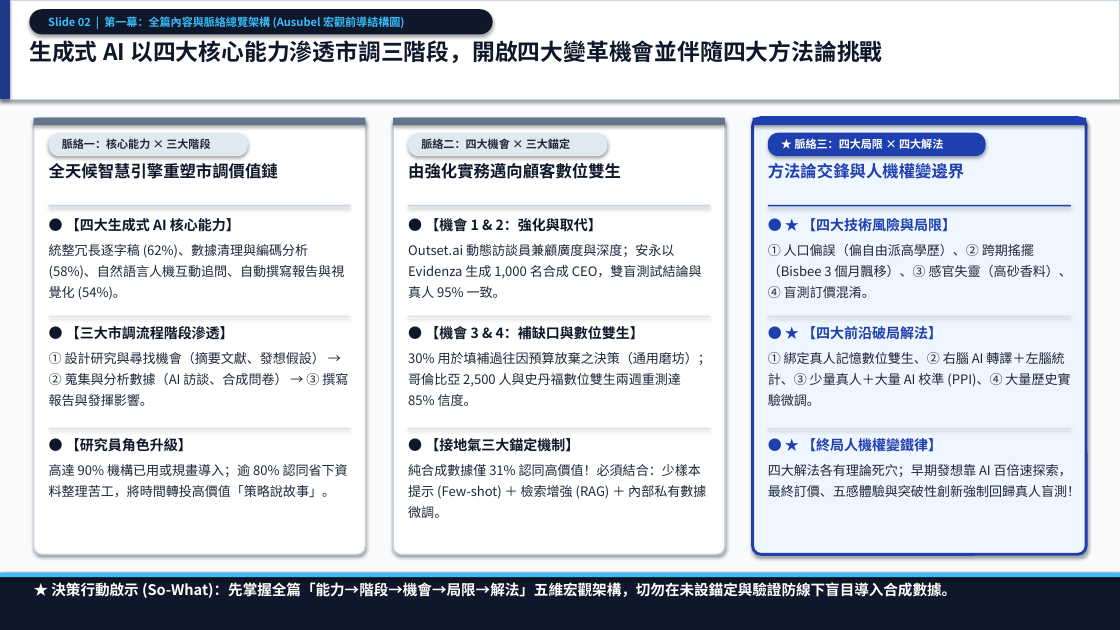
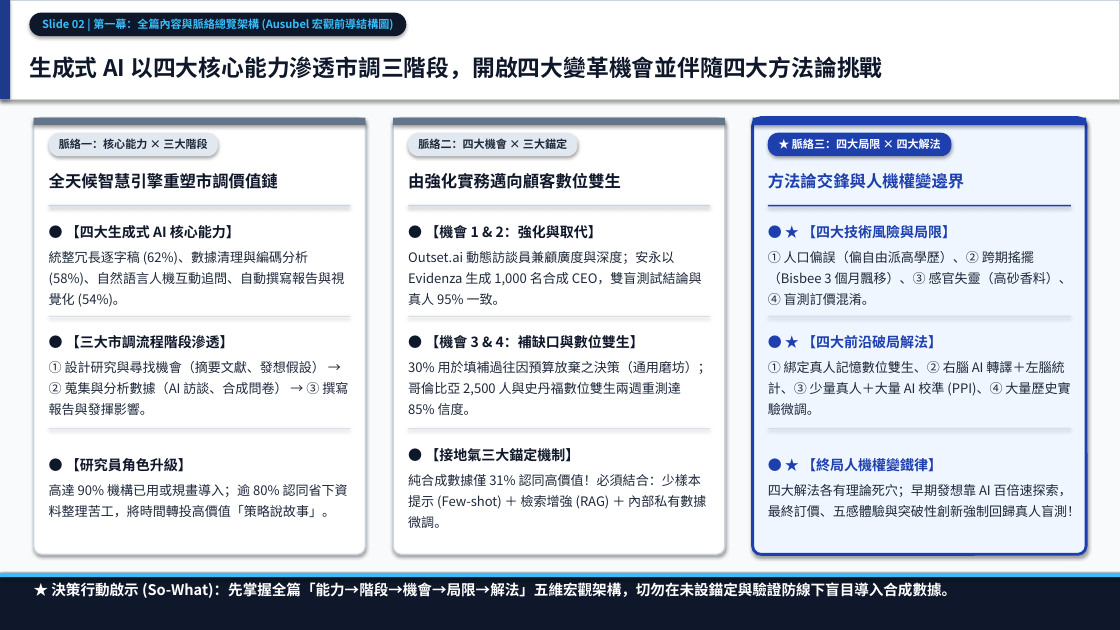
Before and after one commit to markyang20040112-source/deep-reading-and-visual-synthesis, a slide deck: slide 2 of reading_sessions/20261031_生成式AI顛覆市場研究/02_outputs/生成式AI顛覆市場研究_深度思辨與三篇合體簡報.pptx. Drawn at 1120x630 pixels with LibreOffice and Linux fonts; fonts in the diff are those of the drawing. Boxes give left, top, right and bottom in pixels: in the first picture for what was removed or moved away, otherwise in the second. Text is boxed around its words. In the diff, an @@ line names an element or a change of style, - is before the commit and + after.

```diff
--- a/reading_sessions/20261031_生成式AI顛覆市場研究/02_outputs/生成式AI顛覆市場研究_深度思辨與三篇合體簡報.pptx
+++ b/reading_sessions/20261031_生成式AI顛覆市場研究/02_outputs/生成式AI顛覆市場研究_深度思辨與三篇合體簡報.pptx
@@ alignment left to centre in 4 elements at box(49, 133, 218, 156), box(408, 133, 577, 156), box(768, 133, 952, 156), box(29, 13, 407, 36) @@
@@ rounded rectangle "Slide 02 | 第一幕：全篇內容與脈絡總覽架構 (Ausubel ...": place and size @@
-rounded rectangle "Slide 02 | 第一幕：全篇內容與脈絡總覽架構 (Ausubel ..." at box(29, 9, 492, 34)
+rounded rectangle "Slide 02 | 第一幕：全篇內容與脈絡總覽架構 (Ausubel ..." at box(29, 13, 407, 36)
@@ vertical alignment top to middle in 13 elements at box(49, 225, 345, 307), box(49, 335, 348, 415), box(49, 458, 348, 517), box(408, 225, 702, 305), box(408, 335, 711, 415), box(408, 448, 706, 528), box(768, 225, 1072, 305), box(768, 335, 1070, 415), box(768, 458, 1081, 517), box(768, 173, 964, 189), box(49, 173, 278, 189), box(408, 173, 621, 189), box(29, 56, 882, 79) @@
@@ text "生成式 AI 以四大核心能力滲透市調三階段，開啟四大變革機會並伴隨四大方法論挑戰": place and size @@
-text "生成式 AI 以四大核心能力滲透市調三階段，開啟四大變革機會並伴隨四大方法論挑戰" at box(29, 37, 882, 63)
+text "生成式 AI 以四大核心能力滲透市調三階段，開啟四大變革機會並伴隨四大方法論挑戰" at box(29, 56, 882, 79)
@@ rounded rectangle "脈絡一：核心能力 × 三大階段": place and size @@
-rounded rectangle "脈絡一：核心能力 × 三大階段" at box(49, 133, 248, 156)
+rounded rectangle "脈絡一：核心能力 × 三大階段" at box(49, 133, 218, 156)
@@ rounded rectangle "脈絡二：四大機會 × 三大錨定": place and size @@
-rounded rectangle "脈絡二：四大機會 × 三大錨定" at box(408, 133, 607, 156)
+rounded rectangle "脈絡二：四大機會 × 三大錨定" at box(408, 133, 577, 156)
@@ rounded rectangle "★ 脈絡三：四大局限 × 四大解法": place and size @@
-rounded rectangle "★ 脈絡三：四大局限 × 四大解法" at box(768, 133, 986, 156)
+rounded rectangle "★ 脈絡三：四大局限 × 四大解法" at box(768, 133, 952, 156)
```
Also in this commit, not shown: 9 other slides changed, 10 other files.
